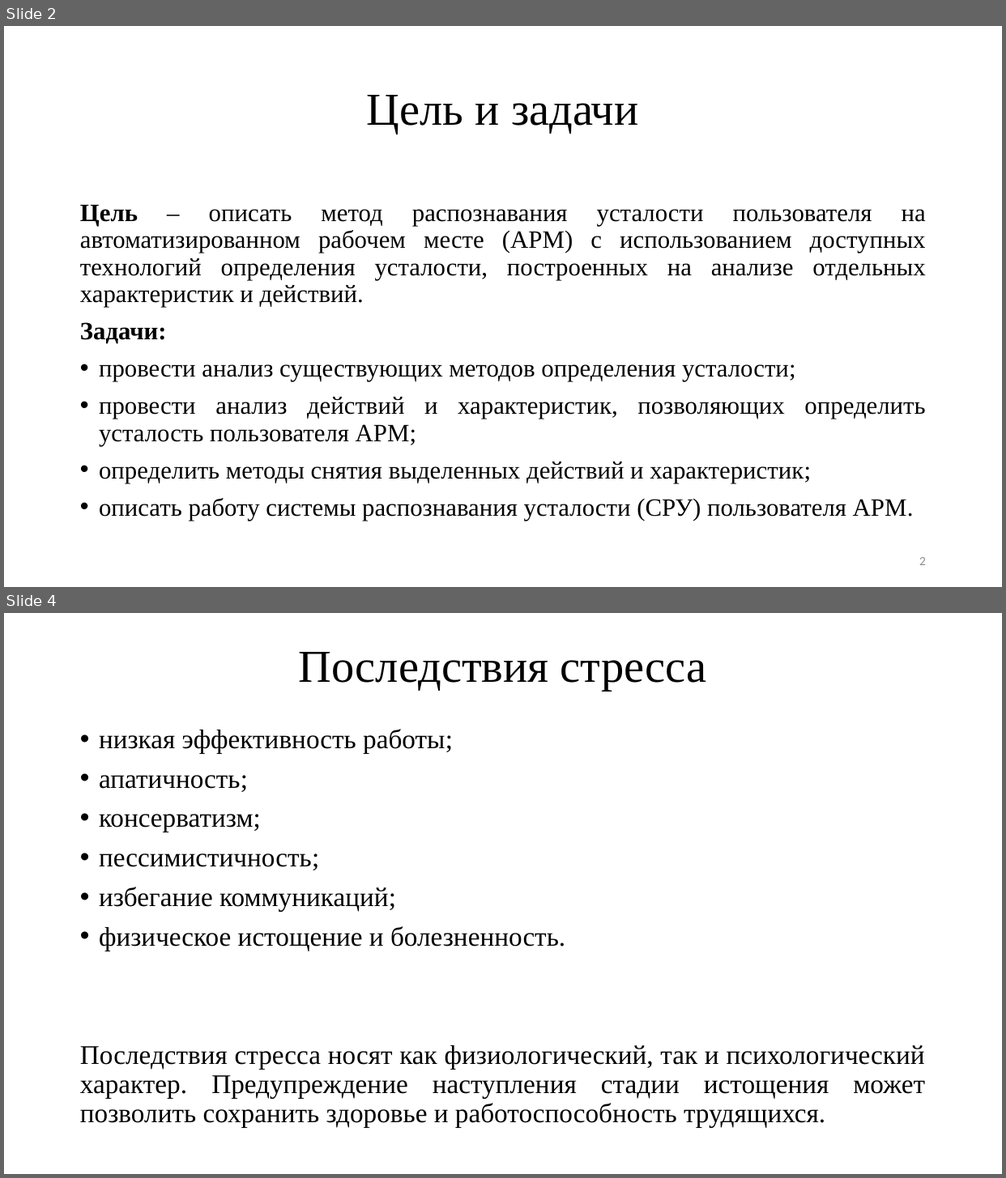
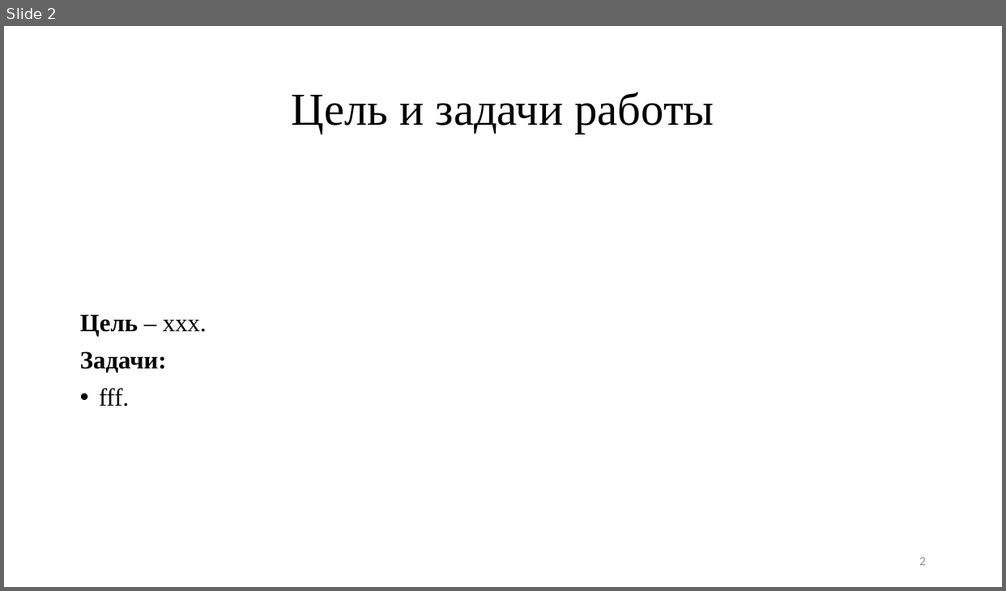
Before and after one commit to TheSawIsTheLaw/FatigueRecognitionSystem, a slide deck: Presentation/presentation.pptx. Shown one above the other, each under a label of ours: slides 2 and 4 before the commit, slide 2 after it; the slides between them are not shown. The pictures are 1006x1178 and 1006x591 pixels, drawn with LibreOffice and Linux fonts; fonts in the diff are those of the drawing. Boxes give left, top, right and bottom in pixels: in the first picture for what was removed or moved away, otherwise in the second. Text is boxed around its words. In the diff, an @@ line names an element or a change of style, - is before the commit and + after.

```diff
--- a/Presentation/presentation.pptx
+++ b/Presentation/presentation.pptx
@@ slide 4 removed at [4,613,1002,1174], background #FFFFFF @@
@@ title removed at [299,652,707,691] @@
-Последствия стресса
@@ text removed at [80,729,925,1127] @@
-• низкая эффективность работы;
-• апатичность;
-• консерватизм;
-• пессимистичность;
-• избегание коммуникаций;
-• физическое истощение и болезненность.
-Последствия стресса носят как физиологический, так и психологический характер. Предупреждение наступления стадии истощения может позволить сохранить здоровье и работоспособность трудящихся.
@@ slide 2 changed as well @@
@@ title at [292,92,714,134]: text changed @@
-Цель и задачи
+Цель и задачи работы
@@ text at [80,314,206,336]: text changed @@
-Цель – описать метод распознавания усталости пользователя на автоматизированном рабочем месте (АРМ) с использованием доступных технологий определения усталости, построенных на анализе отдельных характеристик и действий.
+Цель – xxx.
@@ text at [99,388,129,407]: text changed @@
-• провести анализ существующих методов определения усталости;
-• провести анализ действий и характеристик, позволяющих определить усталость пользователя АРМ;
-• определить методы снятия выделенных действий и характеристик;
-• описать работу системы распознавания усталости (СРУ) пользователя АРМ.
+• fff.
```
Also in this commit, not shown: 1 other slide changed, 12 slides added, 3 other slides removed, 1 other file.
